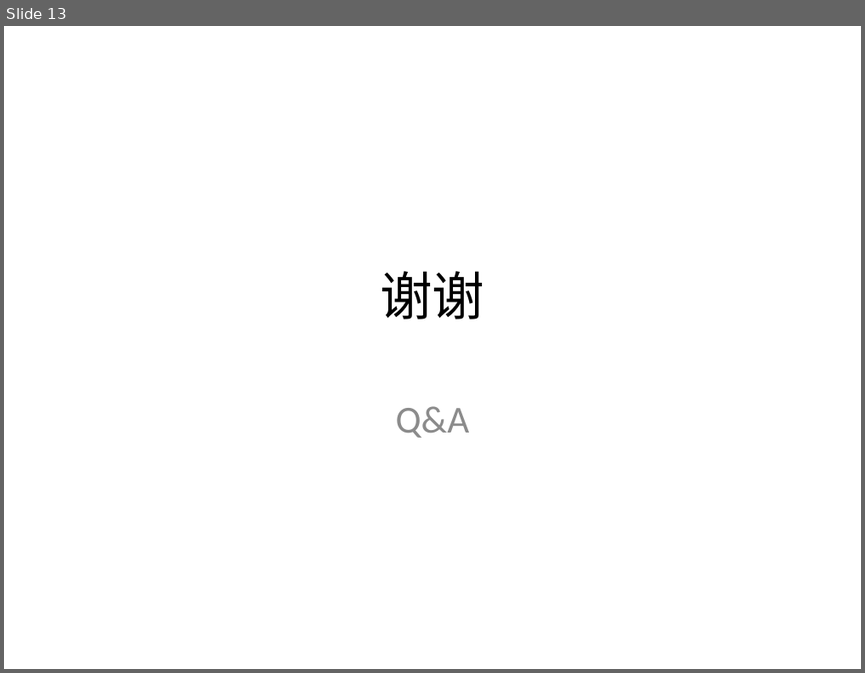
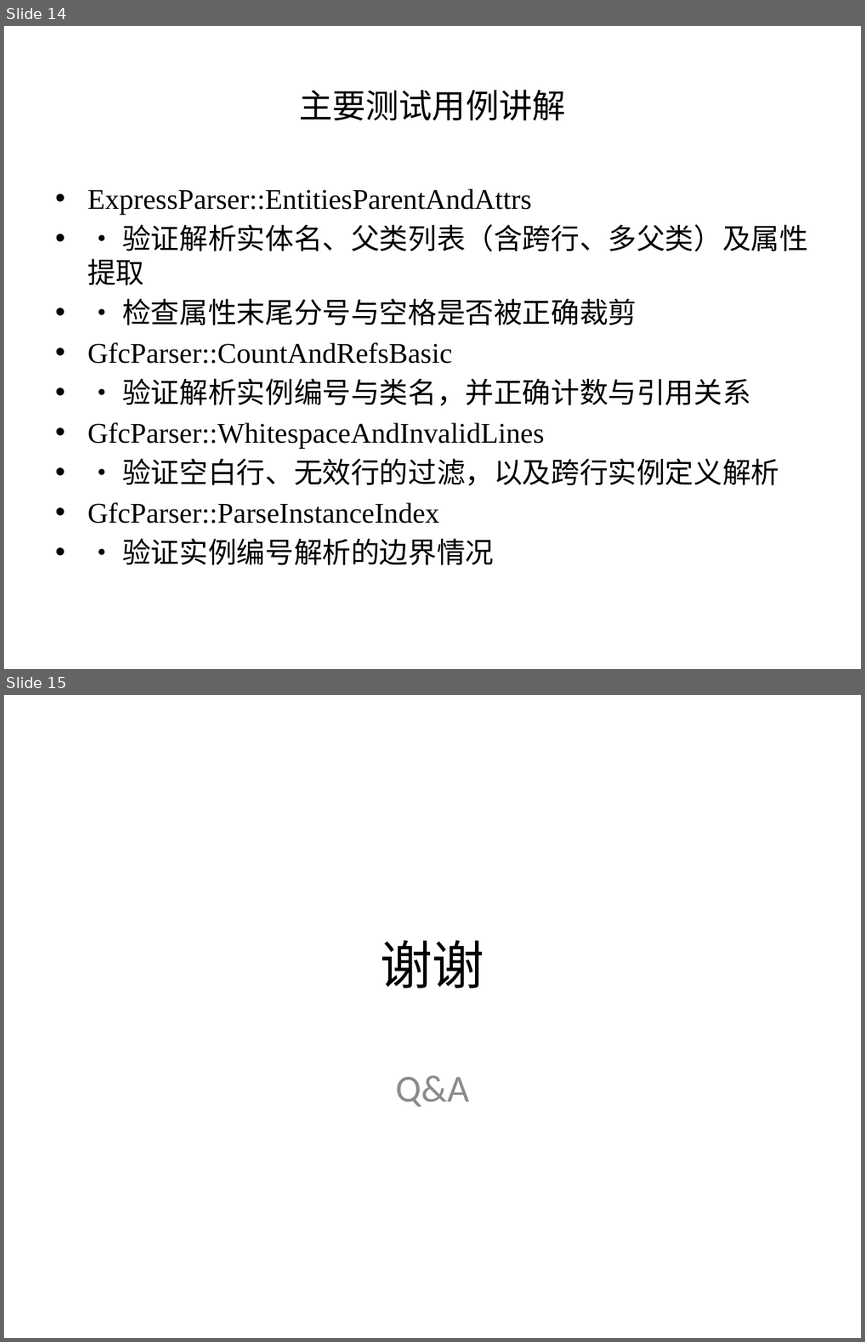
Before and after one commit to azadkong/TOT2025, a slide deck: TOT2025_presentation.pptx. Shown one above the other, each under a label of ours: slide 13 before the commit, slides 14 and 15 after it. The pictures are 865x673 and 865x1342 pixels, drawn with LibreOffice and Linux fonts; fonts in the diff are those of the drawing. Boxes give left, top, right and bottom in pixels: in the first picture for what was removed or moved away, otherwise in the second. Text is boxed around its words. In the diff, an @@ line names an element or a change of style, - is before the commit and + after.

```diff
--- a/TOT2025_presentation.pptx
+++ b/TOT2025_presentation.pptx
@@ slide 14 added at box(4, 26, 861, 669), background #FFFFFF @@
@@ title added at box(299, 90, 565, 120), 28 pt, text #000000 @@
+主要测试用例讲解
@@ text added at box(87, 188, 807, 565), 24 pt, text #000000 @@
+• ExpressParser::EntitiesParentAndAttrs
+• • 验证解析实体名、父类列表（含跨行、多父类）及属性提取
+• • 检查属性末尾分号与空格是否被正确裁剪
+• GfcParser::CountAndRefsBasic
+• • 验证解析实例编号与类名，并正确计数与引用关系
+• GfcParser::WhitespaceAndInvalidLines
+• • 验证空白行、无效行的过滤，以及跨行实例定义解析
+• GfcParser::ParseInstanceIndex
+• • 验证实例编号解析的边界情况
@@ what was slide 13 is now slide 15 @@
```
Also in this commit, not shown: 10 slides changed, 3 other slides added, 2 slides removed, 1 other file.
